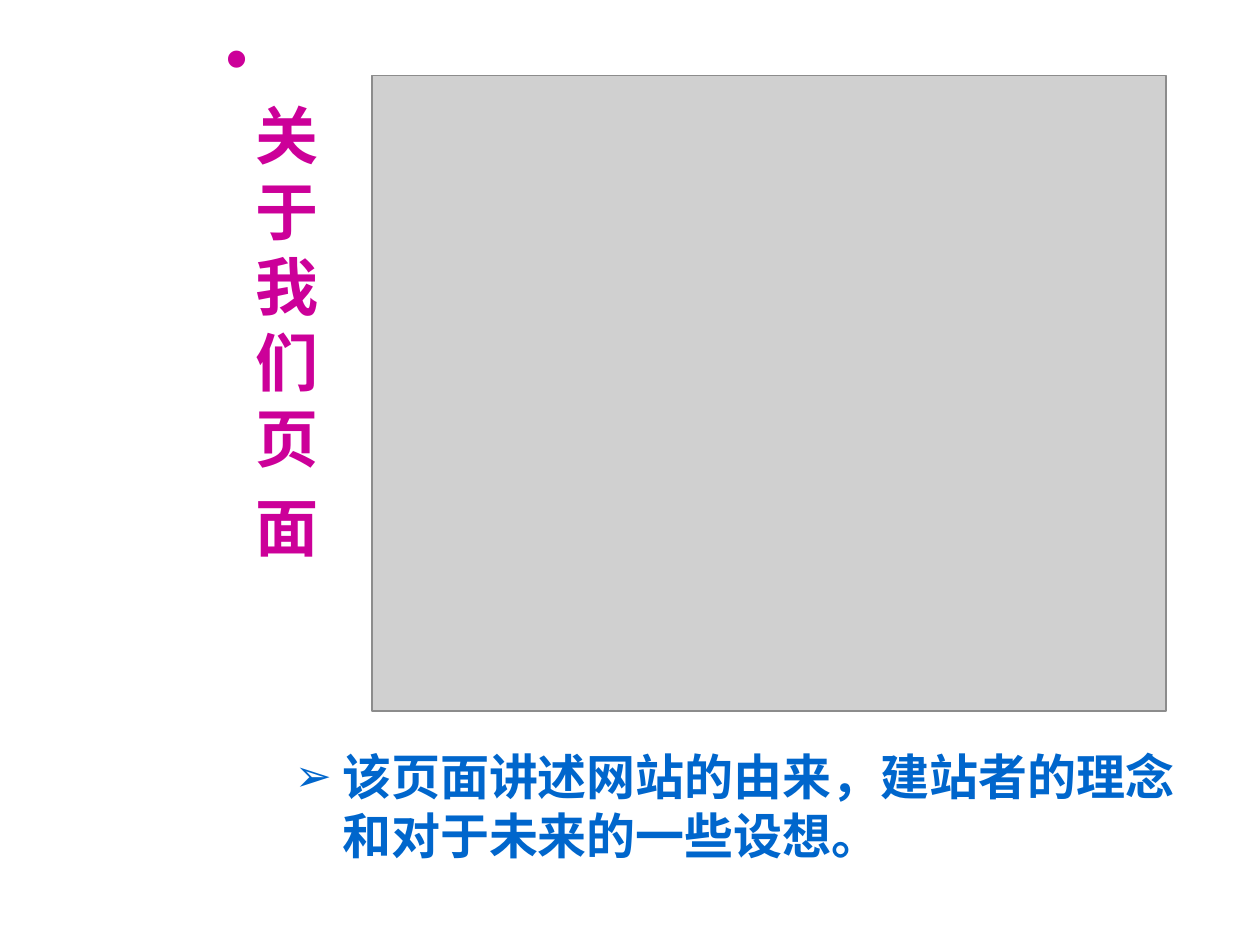
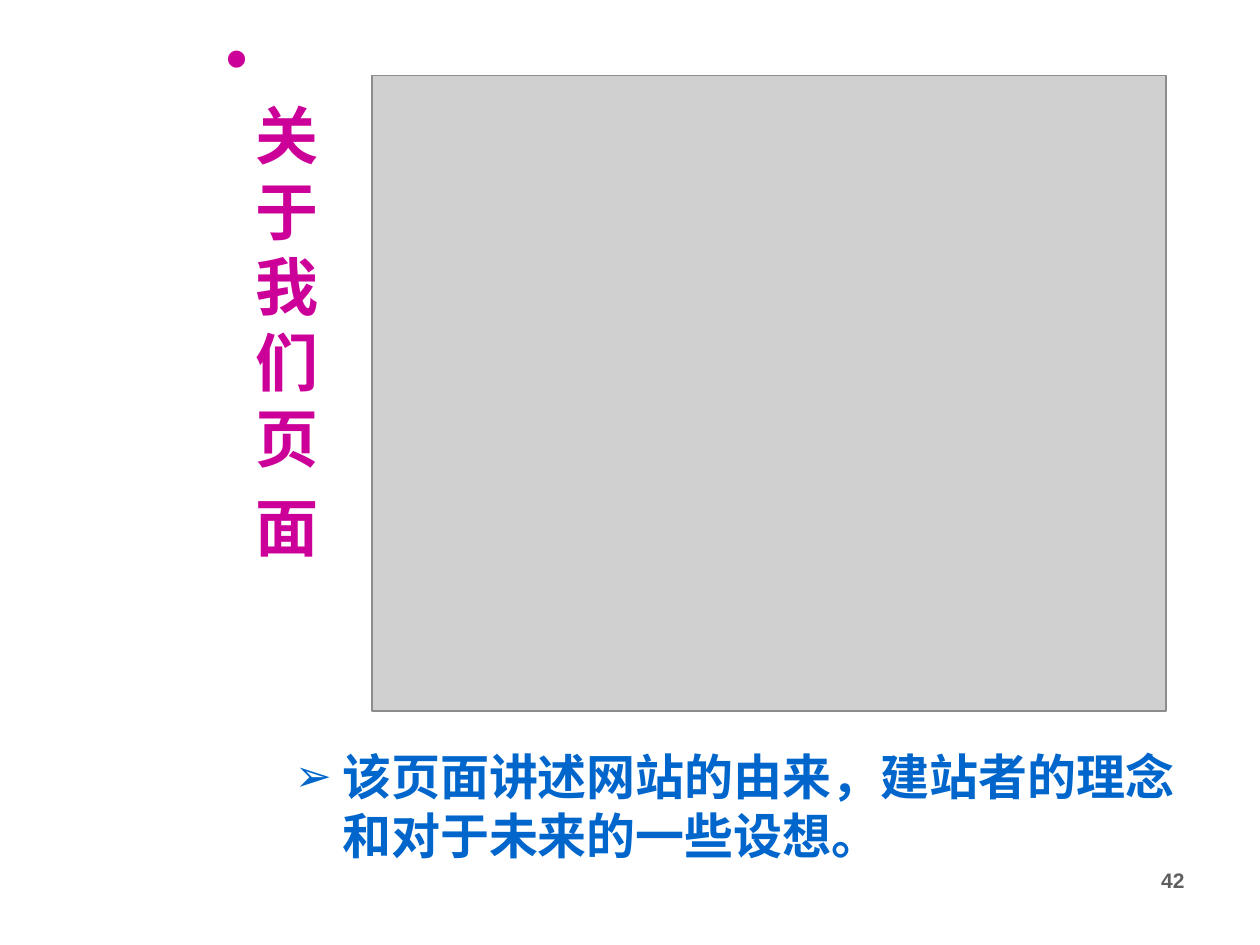
Before and after one commit to king1314okok/littlejsDesign, a slide deck: slide 42 of littleJS/论文/毕设答辩PPT参考.ppt. Drawn at 1260x945 pixels with LibreOffice and Linux fonts; fonts in the diff are those of the drawing; grey boxes stand for pictures; background and template pictures are left out. Boxes give left, top, right and bottom in pixels: in the first picture for what was removed or moved away, otherwise in the second. Text is boxed around its words. In the diff, an @@ line names an element or a change of style, - is before the commit and + after.

```diff
--- a/littleJS/论文/毕设答辩PPT参考.ppt
+++ b/littleJS/论文/毕设答辩PPT参考.ppt
@@ text "该页面讲述网站的由来，建站者的理念和对于未来的一些设想。" at [342,752,1174,859]: font Arial to Cabin @@
@@ page number at [1161,873,1184,888]: font Times New Roman to Arial, text colour #FFFFFF to #5F5F5F; indent changed @@
```
Also in this commit, not shown: 45 other slides changed.
